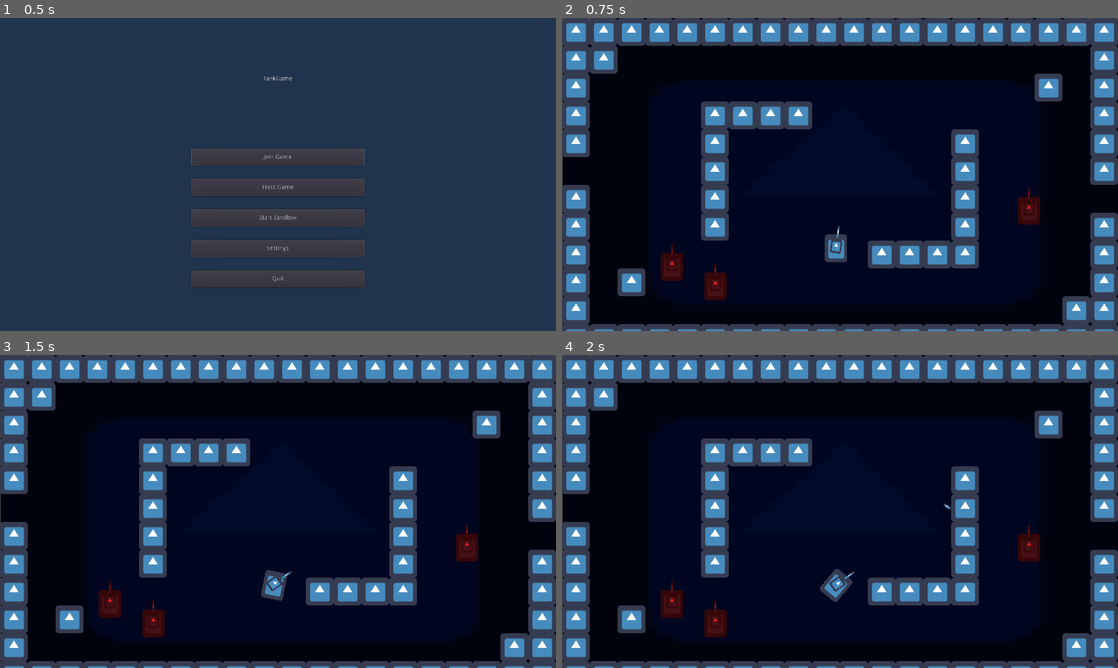
Above: before the commit, frames 1-4 (two rows, left to right).
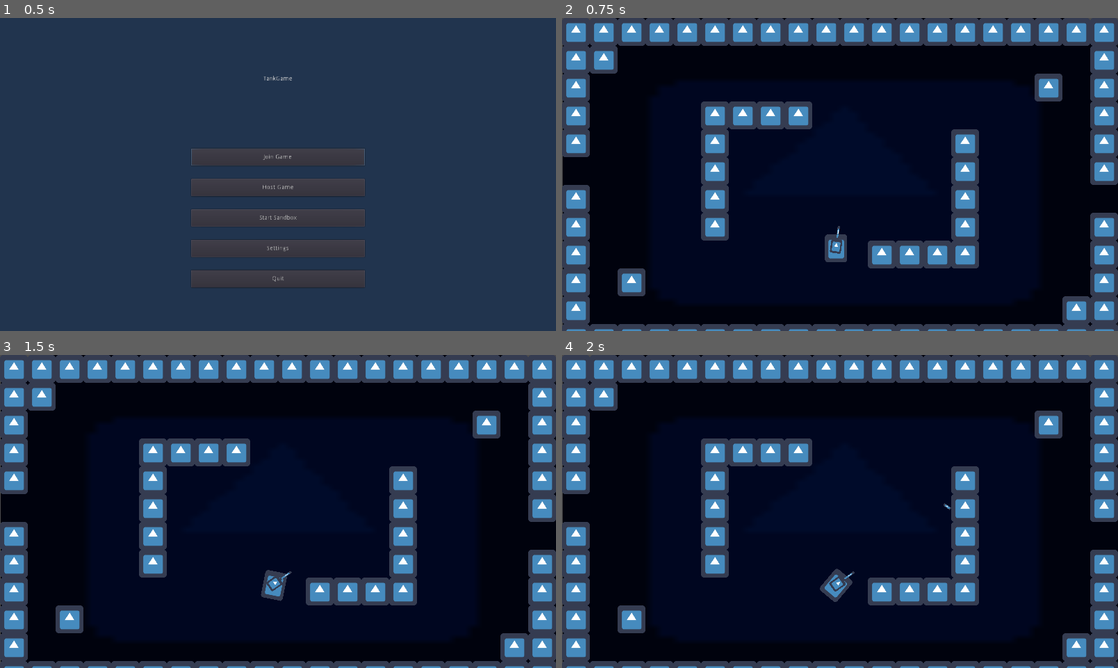
Above: after the commit, the same moments.

Repository: Stefan-Horst/TankGame
Game: Godot game, scene res://main.tscn
The game is run twice, just before and just after one commit, with the same random seed, the same clock (stepped at 60 frames per second) and the same inputs. The engine's default icon, where the game draws it, is replaced by a stand-in: a white triangle on a blue panel in a dark square.
Inputs (mouse positions are in pixels of both pictures, inside the frame that each line leads up to):
- Up to frame 1 (0.5 s): no input
- Up to frame 2 (0.75 s): click "Start Sandbox" at 0.5 s
- Up to frame 3 (1.5 s): tap Enter at 1.25 s; move the mouse to (400, 495) at 1.27 s; hold Right (ui_right) from 1.28 s (still down)
- Up to frame 4 (2 s): keep holding Right (ui_right); tap Space (ui_select) at 1.52 s

Frame 1 is identical in both runs. In frame 2, 1.1% of the frame differs, in the area x 17-86%, y 54-91%; in frame 3, 1.1%; in frame 4, 1.1%.

Commit message:
Some fixes
instanced projectiles are removed after game ends; disconnected players are sent back to main menu; not more enemies (shown) ingame then players connected

Diff:
--- a/game/game.gd
+++ b/game/game.gd
@@ -19,6 +19,9 @@
 
 func _ready():
 	enemies = get_tree().get_nodes_in_group("enemy")
+
+	for enemy in enemies:
+		enemy.remove_from_game()
 
 
 func _process(_delta):
@@ -58,7 +61,7 @@
 func start_game(): #TODO add map param
 	## assign every tank a random spawn_position
 	var spawn_order = []
-	for i in range(0, actors.size()):
+	for i in range(0, spawn_positions.size()):
 		spawn_order.append(i)
 
 	randomize()
@@ -75,16 +78,19 @@
 	for p in player_infos:
 		if p == Globals.player_id:
 			player.position = player_infos.get(p)
+			player.visible = true
 		else:
 			enemies[enemy_iterator].position = player_infos.get(p)
+			enemies[enemy_iterator].visible = true
 			enemy_iterator += 1
 
 
 func end_game():
 	for actor in actors:
-		actor.remove_from_game() # maybe only call for last survivor
+		actor.remove_from_game()
 
-	emit_signal("game_ended")
+	## remove all still existing projectiles when game ends
+	get_tree().call_group("game_generated", "queue_free")
 
 
 func get_player_infos():
@@ -107,6 +113,7 @@
 	## create projectile
 	var p = Projectile.instance()
 	add_child(p)
+	p.add_to_group("game_generated")
 
 	p.emitter = caller.name
 	p.position = location
@@ -129,7 +136,7 @@
 	player.enemies = enemies_alive
 
 	if enemies_alive.size() == 0:
-		end_game()
+		emit_signal("game_ended")
 
 
 func _on_TimerCooldown_timeout():
--- a/game/game.tscn
+++ b/game/game.tscn
@@ -21,12 +21,15 @@
 [node name="Enemies" type="Node2D" parent="."]
 
 [node name="Npc" parent="Enemies" groups=["enemy"] instance=ExtResource( 5 )]
+visible = false
 position = Vector2( 1075, 443 )
 
 [node name="Npc2" parent="Enemies" groups=["enemy"] instance=ExtResource( 5 )]
+visible = false
 position = Vector2( 353, 617 )
 
 [node name="Npc3" parent="Enemies" groups=["enemy"] instance=ExtResource( 5 )]
+visible = false
 position = Vector2( 253, 572 )
 
 [node name="UI" type="CanvasLayer" parent="."]
--- a/main.gd
+++ b/main.gd
@@ -9,7 +9,7 @@
 
 var server = Server.new()
 var client = Client.new()
-var game_active = false
+#var game_active = false
 var pause_menu_active = false
 
 
@@ -74,7 +74,7 @@
 
 ## host closed connection / kicked this player
 func _disconnected_by_server():
-	menus.back_to_last_menu()
+	_on_Game_game_ended()
 
 
 ## another player disconnected from host
